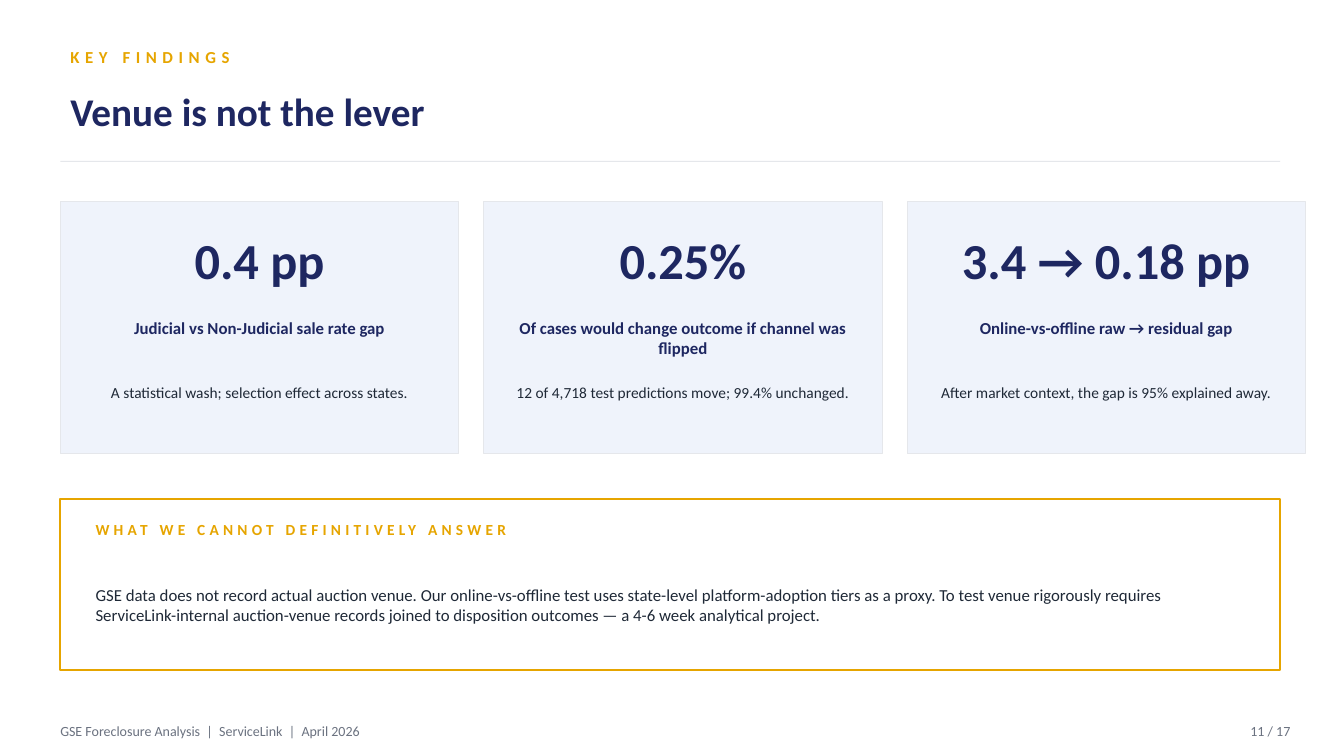
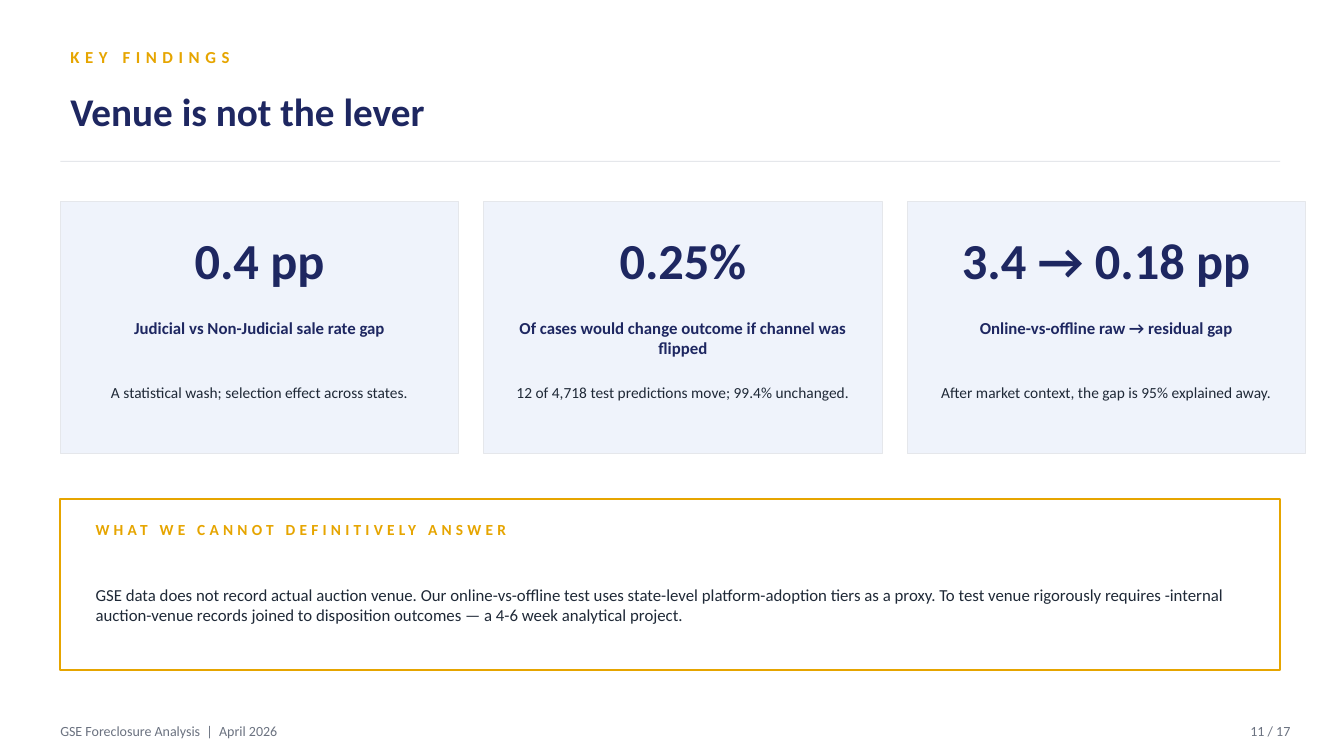
Before and after one commit to Ayush-Guraria/gse-foreclosure-disposition-analysis, a slide deck: slide 11 of deliverables/GSE_Foreclosure_Deck.pptx. Drawn at 1344x756 pixels with LibreOffice and Linux fonts; fonts in the diff are those of the drawing. Boxes give left, top, right and bottom in pixels: in the first picture for what was removed or moved away, otherwise in the second. Text is boxed around its words. In the diff, an @@ line names an element or a change of style, - is before the commit and + after.

Commit message:
Remove ServiceLink from all deliverables (whitepaper, deck, data dictionary, PDFs)

```diff
--- a/deliverables/GSE_Foreclosure_Deck.pptx
+++ b/deliverables/GSE_Foreclosure_Deck.pptx
@@ text at (96, 589, 1223, 624): text changed @@
-GSE data does not record actual auction venue. Our online-vs-offline test uses state-level platform-adoption tiers as a proxy. To test venue rigorously requires ServiceLink-internal auction-venue records joined to disposition outcomes — a 4-6 week analytical project.
+GSE data does not record actual auction venue. Our online-vs-offline test uses state-level platform-adoption tiers as a proxy. To test venue rigorously requires -internal auction-venue records joined to disposition outcomes — a 4-6 week analytical project.
@@ text at (60, 726, 277, 738): text changed @@
-GSE Foreclosure Analysis | ServiceLink | April 2026
+GSE Foreclosure Analysis | April 2026
```
Also in this commit, not shown: 15 other slides changed, 11 other files.
